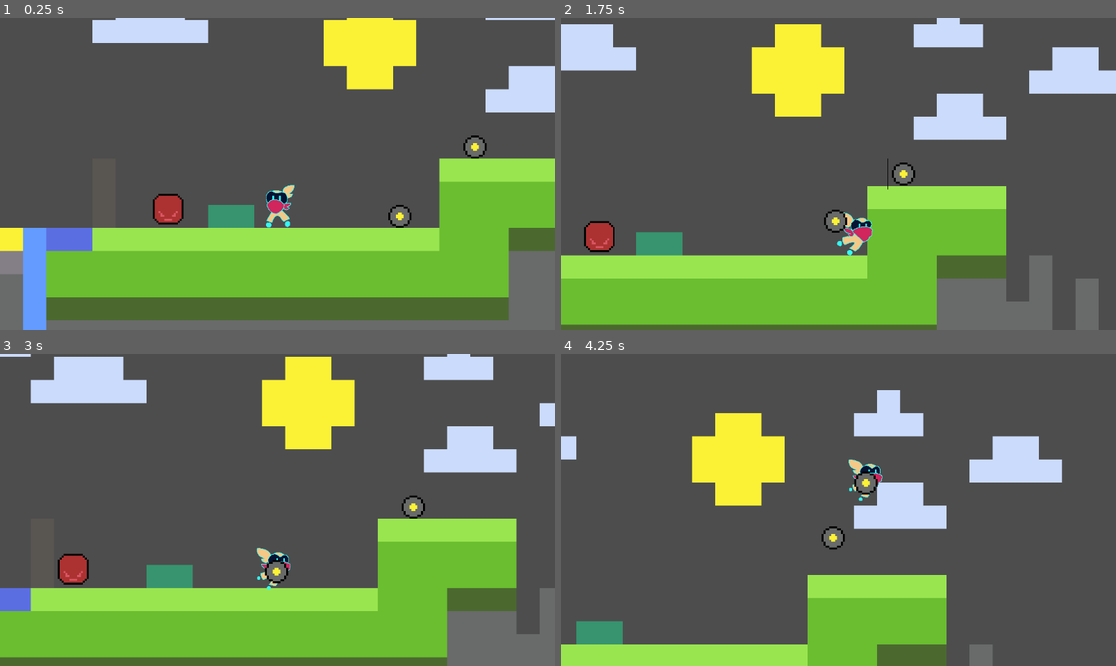
Above: before the commit, frames 1-4 (two rows, left to right).
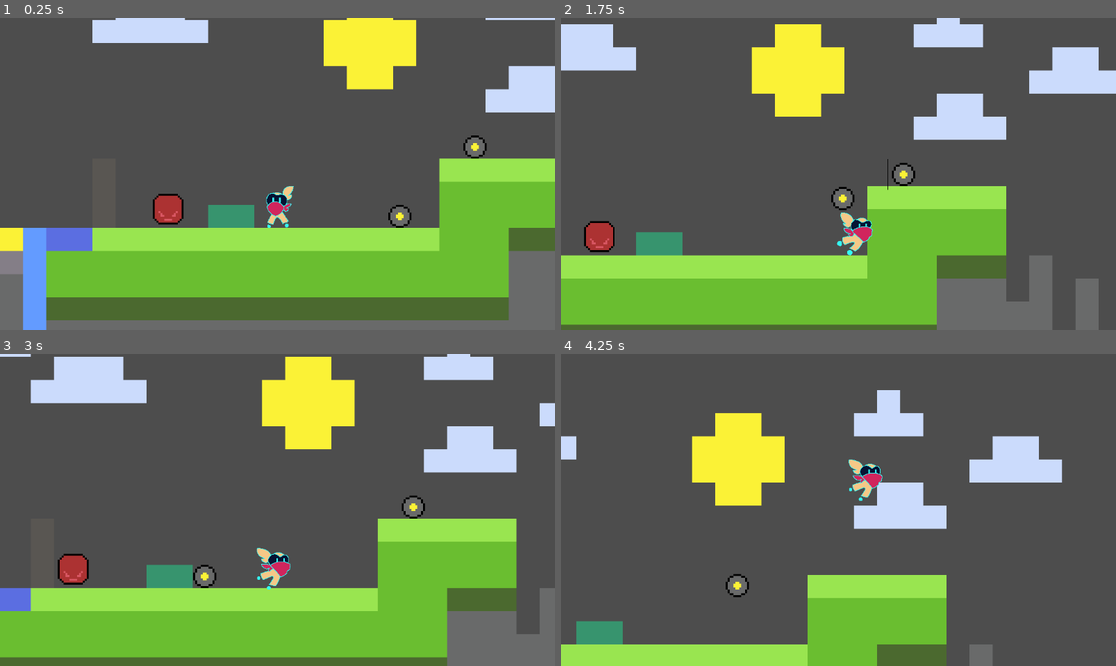
Above: after the commit, the same moments.

Repository: CookieRA9001/SI_motroidvenia
Game: Godot game, scene res://sceans/TestLevel.tscn
Two runs of this game, one before a commit and one after it. Both use one fixed random seed, a clock stepped at 60 frames per second and the inputs below.
Inputs:
- Up to frame 1 (0.25 s): no input
- Up to frame 2 (1.75 s): hold D (move_right) from 0.53 s (still down); tap E (swap) at 0.6, 1.55 s; tap Space (jump) at 0.77, 1.52 s; tap Q (throw) at 0.8, 1.35 s
- Up to frame 3 (3 s): release D (move_right) at 2.03 s; hold A (move_left) 2.03-2.78 s; tap E (swap) at 2.1 s; tap Q (throw) at 2.3, 2.85 s; hold D (move_right) from 2.78 s (still down)
- Up to frame 4 (4.25 s): keep holding D (move_right); tap Space (jump) at 3.02, 3.77 s; tap E (swap) at 3.05, 3.6 s; tap Q (throw) at 3.8 s

The runs differ from the first frame. In frame 1, 0.3% of the frame differs, in the area x 47-54%, y 53-68%; in frame 2, 0.5%; in frame 3, 0.5%; in frame 4, 0.7%, in the area x 29-58%, y 37-78%.

Commit message:
messing with throwing

Diff:
--- a/project.godot
+++ b/project.godot
@@ -55,6 +55,11 @@
 , Object(InputEventKey,"resource_local_to_scene":false,"resource_name":"","device":-1,"window_id":0,"alt_pressed":false,"shift_pressed":false,"ctrl_pressed":false,"meta_pressed":false,"pressed":false,"keycode":0,"physical_keycode":88,"key_label":0,"unicode":120,"echo":false,"script":null)
 ]
 }
+down={
+"deadzone": 0.5,
+"events": [Object(InputEventKey,"resource_local_to_scene":false,"resource_name":"","device":-1,"window_id":0,"alt_pressed":false,"shift_pressed":false,"ctrl_pressed":false,"meta_pressed":false,"pressed":false,"keycode":0,"physical_keycode":83,"key_label":0,"unicode":115,"echo":false,"script":null)
+]
+}
 
 [physics]
 
--- a/sceans/player.tscn
+++ b/sceans/player.tscn
@@ -118,9 +118,9 @@
 clip_children = 2
 position = Vector2(0, -10)
 sprite_frames = SubResource("SpriteFrames_ihl28")
-animation = &"run"
+animation = &"idle"
 autoplay = "idle"
-frame_progress = 0.243634
+frame_progress = 0.757408
 
 [node name="ColorRect" type="ColorRect" parent="AnimatedSprite2D"]
 offset_left = -50.0
@@ -160,4 +160,3 @@
 
 [connection signal="area_entered" from="hurtbox" to="." method="_on_hurtbox_area_entered"]
 [connection signal="area_exited" from="hurtbox" to="." method="_on_hurtbox_area_exited"]
-[connection signal="timeout" from="hurtbox/Timer" to="." method="_on_timer_timeout"]
--- a/scripts/friendly.gd
+++ b/scripts/friendly.gd
@@ -5,6 +5,7 @@
 @export var jumpY_velocity := -400
 @export var jumpX_velocity := 200
 @export var jumpX_decel := 10
+@export var throw_force := 1000
 var friendly_status = Status.IDLE
 var current_x_speed = 0
 var target:Node2D = null
@@ -54,6 +55,10 @@
 		Status.HELD:
 			hold(delta)
 
+	var collitions = move_and_collide(velocity * delta)
+	if collitions:
+		velocity.bounce(collitions.get_normal())
+
 	move_and_slide()
 
 func holdMe():
@@ -64,6 +69,10 @@
 	friendly_status = Status.FOLLOWING
 	velocity = Vector2(randf_range(-50,50),randf_range(-100,-300))
 
+func throwMe(dir:Vector2):
+	friendly_status = Status.INACTION
+	velocity = dir * throw_force
+
 func _on_area_2d_body_entered(body):
 	if friendly_status == Status.IDLE:
 		friendly_status = Status.FOLLOWING
--- a/scripts/player.gd
+++ b/scripts/player.gd
@@ -65,14 +65,10 @@
 		coyote_timer.start()
 
 func swap_friends():
-	print("swap")
-
 	if len(friendly_found) == 0:
-		print("no friends")
 		return
 
 	if len(friendly_found) == 1:
-		print("1 friends")
 		held_friendly = friendly_found[0]
 		if held_friendly.has_method("holdMe"):
 			held_friendly.holdMe()
@@ -89,7 +85,6 @@
 		next_friendly = friendly_found[new_f_index]
 
 	if new_f_index == f_index:
-		print("no other close friends")
 		return
 
 	if held_friendly.has_method("unholdMe"):
@@ -101,7 +96,22 @@
 
 func throw_friends():
 	# TODO: throw held friendly
-	pass
+	if held_friendly == null:
+		return
+
+	var direction = Vector2(1,0)
+	if !animated_sprite.flip_h:
+		direction.x = -1
+	if Input.is_action_pressed("up"):
+		direction.y = 1
+	elif Input.is_action_pressed("down"):
+		direction.y = -1
+
+	if held_friendly.has_method("throwMe"):
+		held_friendly.throwMe(direction)
+
+	held_friendly = null
+	f_index = 0
 
 func add_friendly(friendly:CharacterBody2D):
 	friendly_found.append(friendly)
